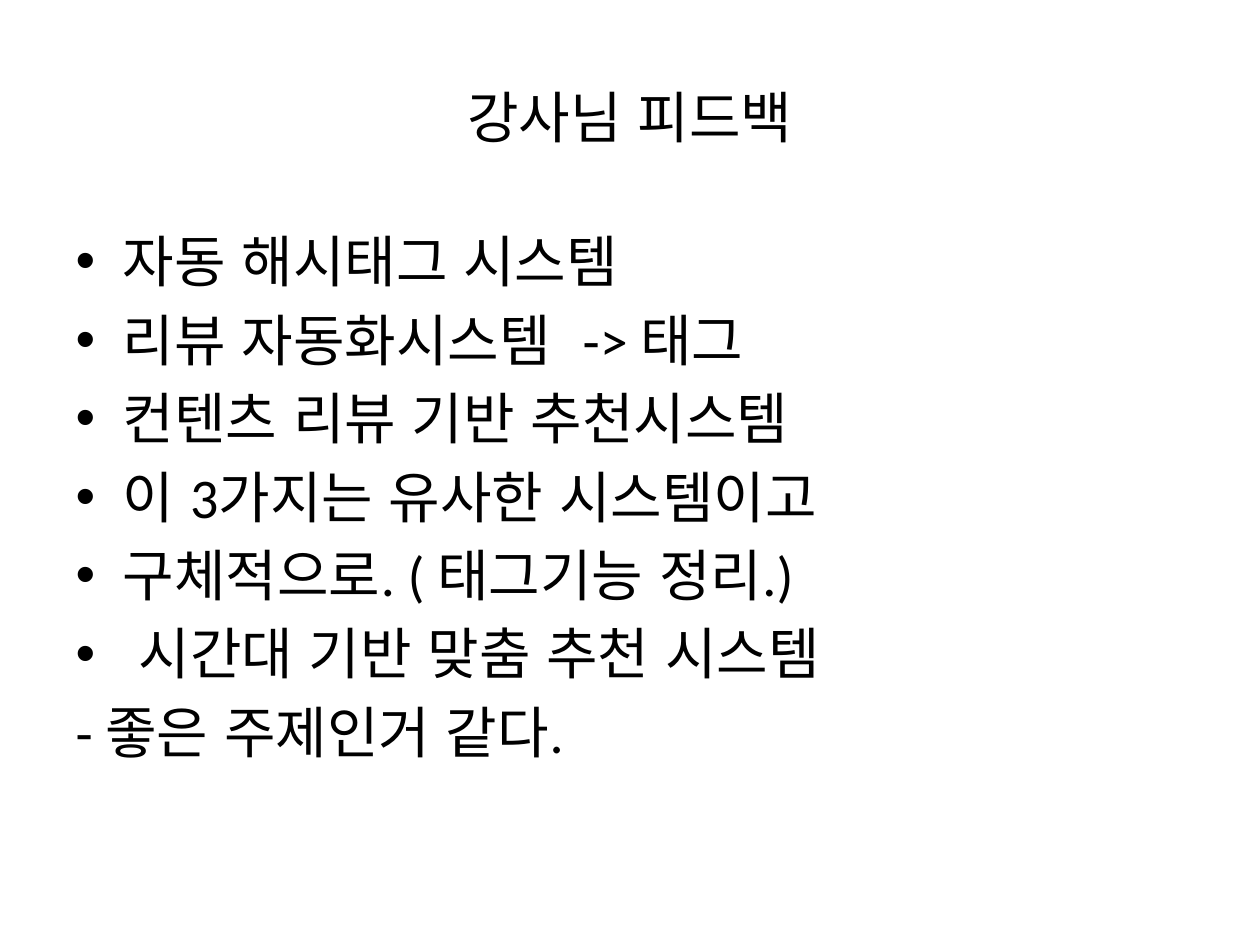
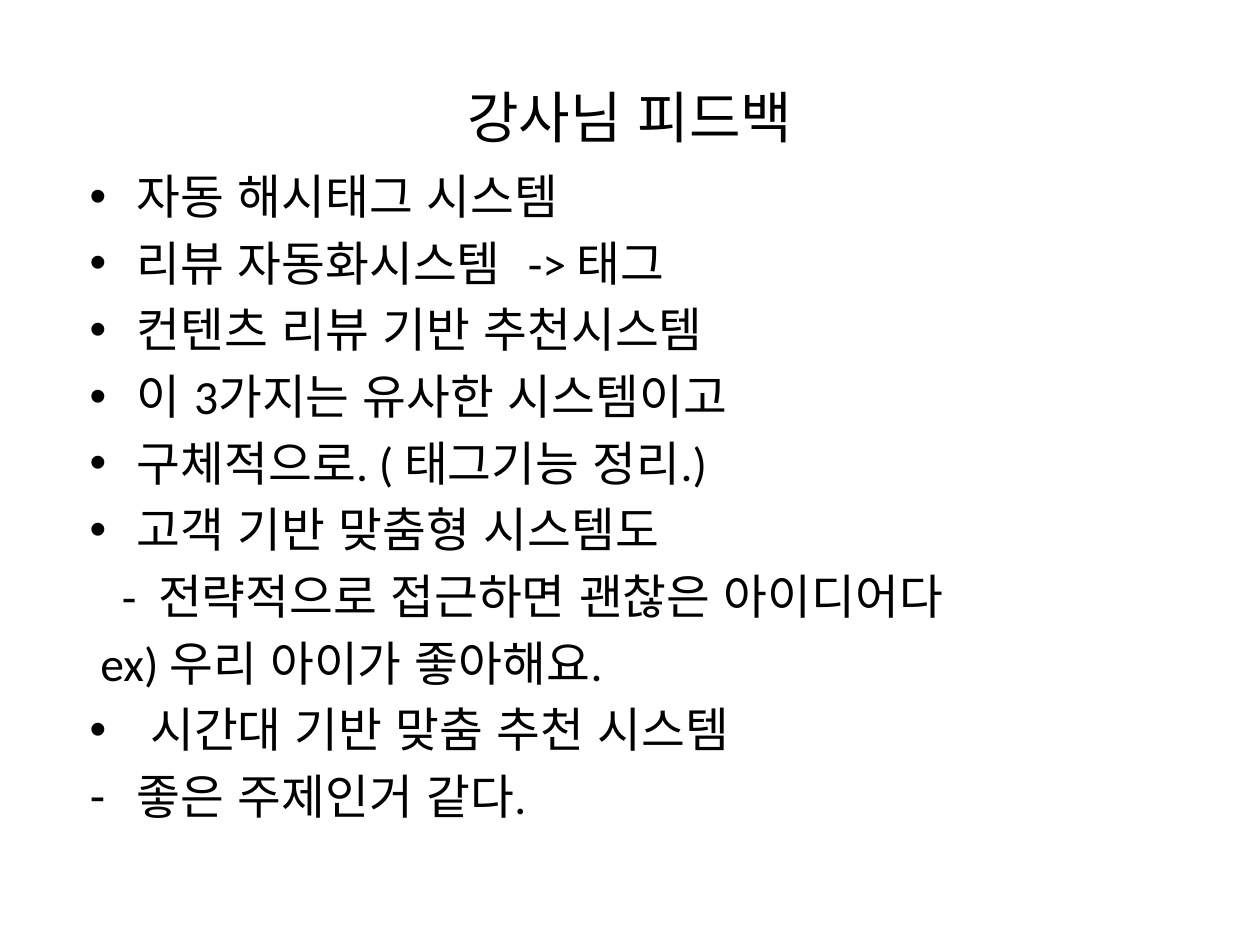
Before and after one commit to ksina123/DataAnalysis, a slide deck: slide 24 of 마켓컬리 주제_김철기.pptx. Drawn at 1260x945 pixels with LibreOffice and Linux fonts; fonts in the diff are those of the drawing. Boxes give left, top, right and bottom in pixels: in the first picture for what was removed or moved away, otherwise in the second. Text is boxed around its words. In the diff, an @@ line names an element or a change of style, - is before the commit and + after.

```diff
--- a/마켓컬리 주제_김철기.pptx
+++ b/마켓컬리 주제_김철기.pptx
@@ text "자동 해시태그 시스템": place and size @@
-text "자동 해시태그 시스템" at [105, 235, 820, 758]
+text "자동 해시태그 시스템" at [100, 174, 943, 751]
@@ text at [137, 174, 729, 751]: size 32 to 27.2 pt in "자동 해시태그 시스템", "리뷰 자동화시스템 -> 태그", "컨텐츠 리뷰 기반 추천시스템", "이 3가지는 유사한 시스템이고" and 2 more places @@
@@ text at [100, 507, 943, 688]: paragraphs added @@
+• 고객 기반 맞춤형 시스템도
+- 전략적으로 접근하면 괜찮은 아이디어다
+ex) 우리 아이가 좋아해요.
@@ text at [105, 706, 564, 758]: text changed; size 32 to 27.2 pt @@
-- 좋은 주제인거 같다.
+– 좋은 주제인거 같다.
```
